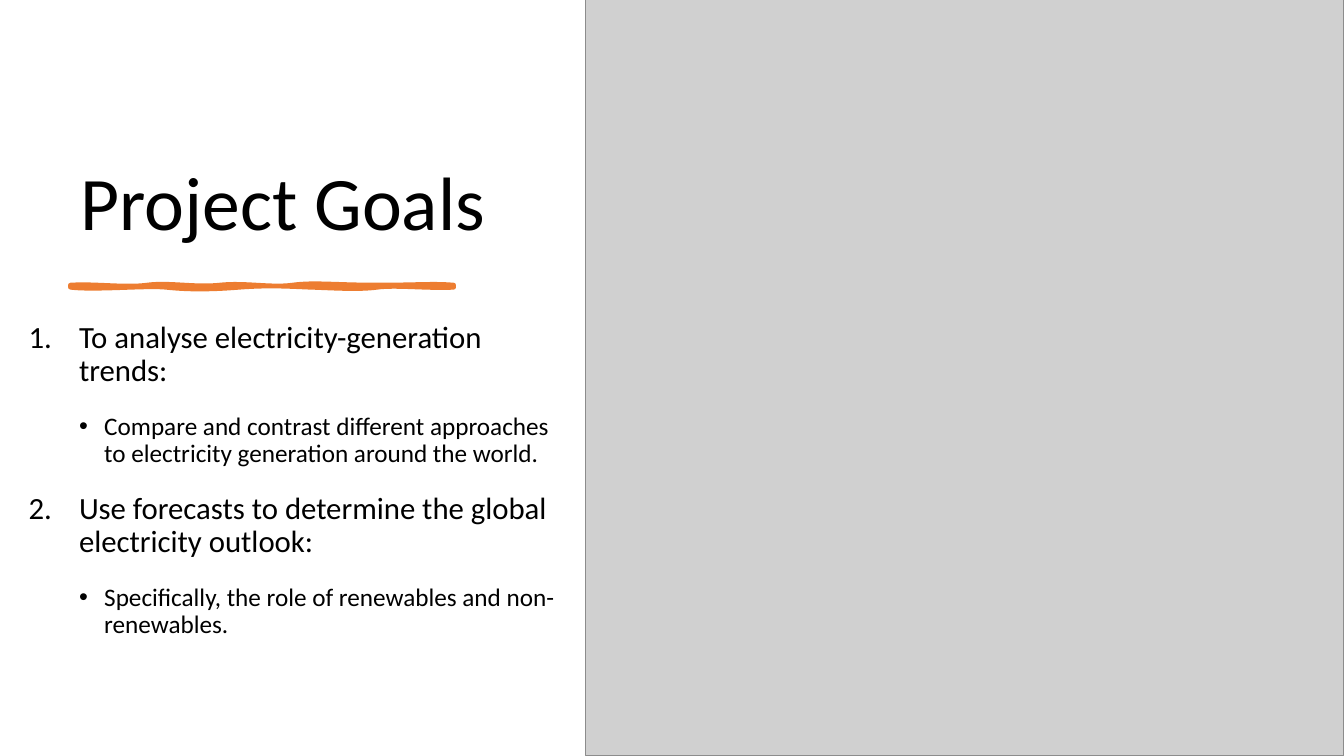
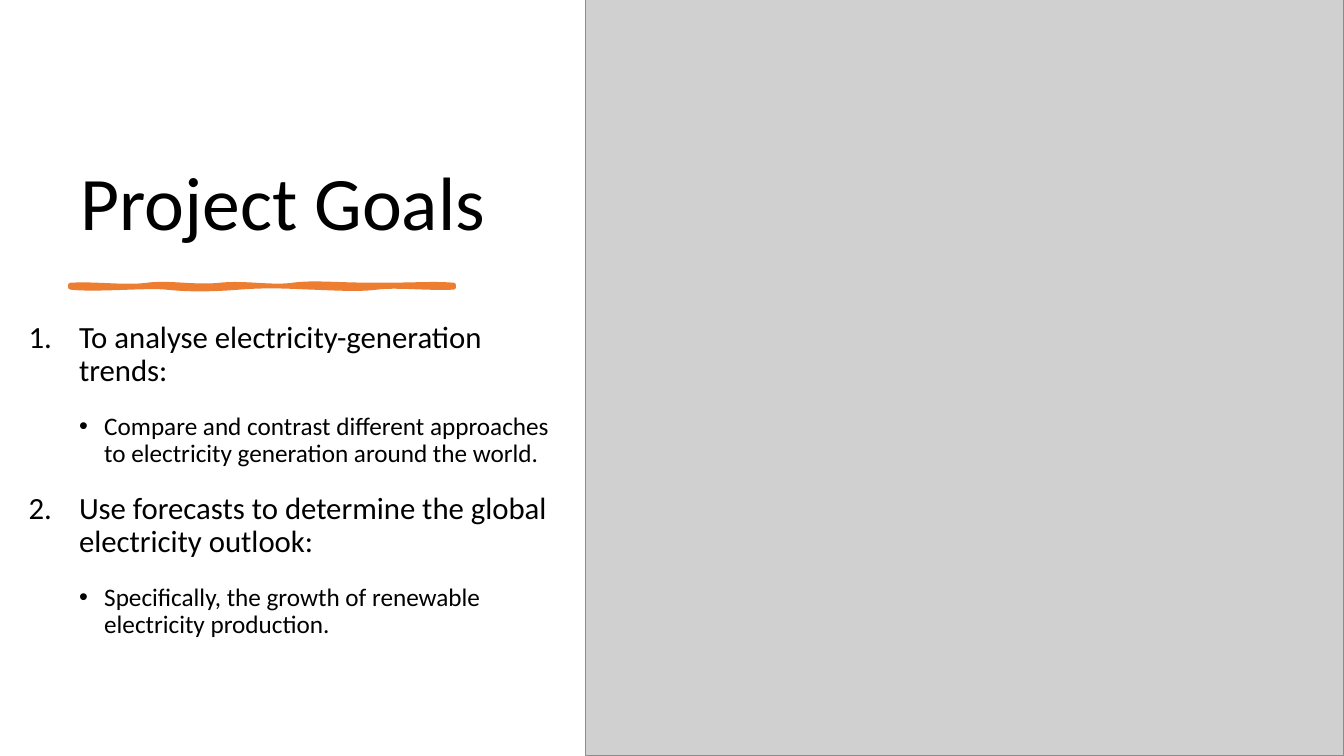
Before and after one commit to shwetajain1022/Project-4, a slide deck: slide 2 of Presentation/Proj4_presentation.pptx. Drawn at 1344x756 pixels with LibreOffice and Linux fonts; fonts in the diff are those of the drawing; grey boxes stand for pictures. Boxes give left, top, right and bottom in pixels: in the first picture for what was removed or moved away, otherwise in the second. Text is boxed around its words. In the diff, an @@ line names an element or a change of style, - is before the commit and + after.

```diff
--- a/Presentation/Proj4_presentation.pptx
+++ b/Presentation/Proj4_presentation.pptx
@@ text at (104, 588, 480, 637): text changed @@
-  • Specifically, the role of renewables and non-renewables.
+  • Specifically, the growth of renewable electricity production.
```
Also in this commit, not shown: 6 other slides changed, 2 slides added.
